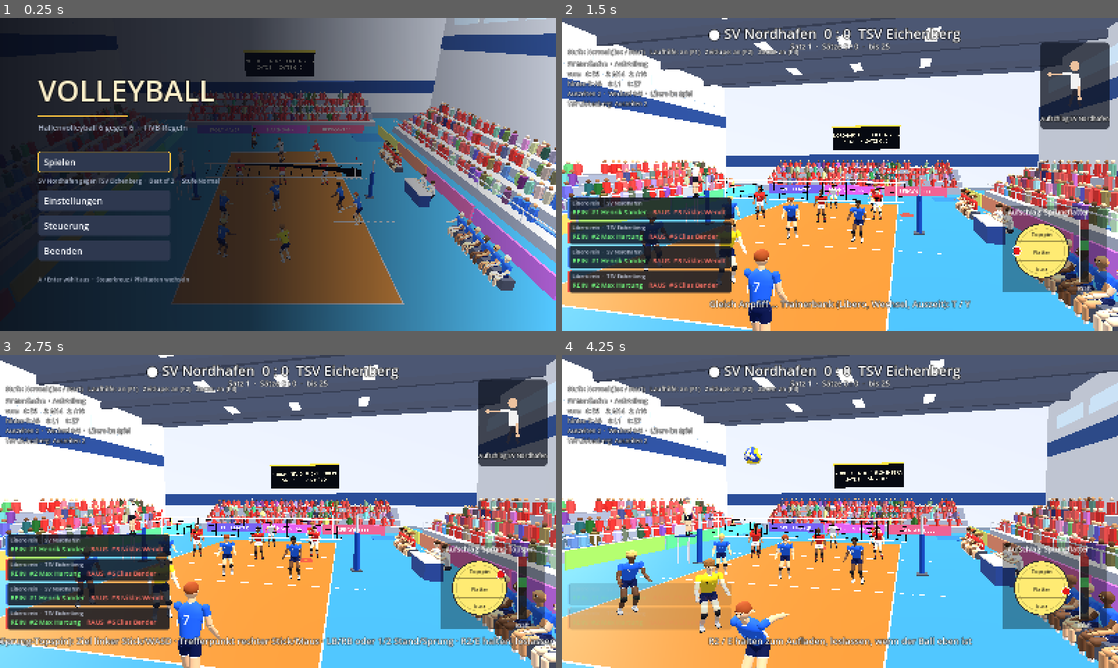
Above: before the commit, frames 1-4 (two rows, left to right).
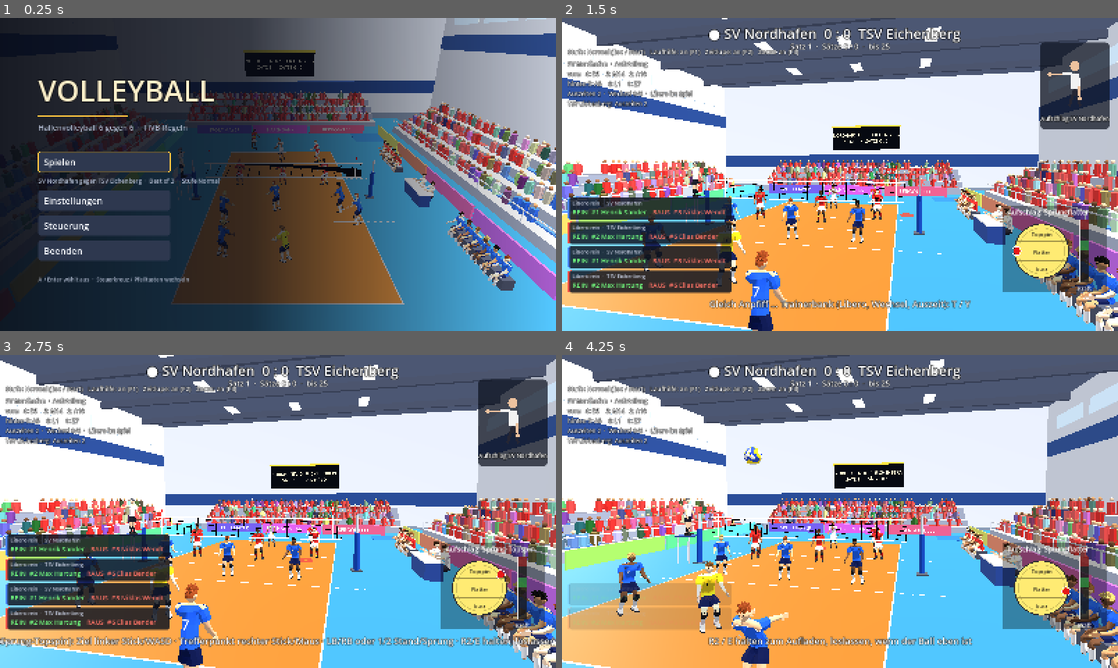
Above: after the commit, the same moments.

Repository: MattrixDev/volleyball_game
Game: Godot game, scene res://scenes/main.tscn
Two runs of this game, one before a commit and one after it. Both use one fixed random seed, a clock stepped at 60 frames per second and the inputs below.
Inputs (mouse positions are in pixels of both pictures, inside the frame that each line leads up to):
- Up to frame 1 (0.25 s): no input
- Up to frame 2 (1.5 s): tap Enter at 0.5 s; move the mouse to (962, 158) at 0.52 s; hold D (move_right) 0.53-1.28 s; tap K (aim_down) at 0.6 s; click (962, 158) at 0.67 s; move the mouse to (728, 190) at 1.27 s; hold S (move_down) from 1.28 s (still down); tap J (aim_left) at 1.35 s
- Up to frame 3 (2.75 s): move the mouse to (333, 442) at 2.02 s; release S (move_down) at 2.03 s; hold D (move_right) from 2.03 s (still down); tap L (aim_right) at 2.1 s
- Up to frame 4 (4.25 s): move the mouse to (812, 574) at 2.77 s; release D (move_right) at 2.78 s; hold W (move_up) 2.78-3.53 s; tap I (aim_up) at 2.85 s; click (812, 574) at 2.92 s; move the mouse to (1006, 558) at 3.52 s; hold A (move_left) from 3.53 s (still down); tap Space (bump) at 3.6 s

The runs differ from the first frame. In frame 1, 1.3% of the frame differs, in the area x 32-92%, y 35-86%; in frame 2, 3.3%; in frame 3, 3.3%; in frame 4, 3.9%, in the area x 9-100%, y 45-100%.

Commit message:
Neue Spielerfigur aus Blender mit Skelett
Modell nach Mattis' Vorlage (Stachelfrisur, kantiges Gesicht, weites
Trikot, Knieschoner, Stutzen, Turnschuhe), per Skript in Blender gebaut
(tools/blender/build_player.py) und als assets/models/player.glb
exportiert. figure.gd richtet die Knochen jedes Bild nach den
bisherigen Gelenkwinkeln aus, also laufen alle Bewegungen weiter,
fluessig interpoliert auch in der Zeitlupe.

Co-Authored-By: Claude Opus 5.5 <noreply@anthropic.com>
Claude-Session: https://claude.ai/code/session_01FhcQXzee4yEnRNHTAKqxqA

Diff:
--- a/scripts/figure.gd
+++ b/scripts/figure.gd
@@ -1,8 +1,9 @@
 class_name HumanFigure
 extends Node3D
-## Low-Poly-Mensch mit Gelenken: Rumpf, Kopf mit Haaren, Arme mit Haenden, Beine mit Schuhen.
-## Blickrichtung ist lokal -Z. Posen werden als Gelenkwinkel gesetzt (siehe pose()).
-## Die Formen sind flach schattiert (jede Flaeche eine Farbe), das gibt den Low-Poly-Look.
+## Spielerfigur: das in Blender gebaute Modell (assets/models/player.glb, erzeugt von
+## tools/blender/build_player.py) mit Skelett. Die Posen werden wie bisher als Gelenkwinkel
+## gesetzt (siehe pose()); unsichtbare Gelenk-Knoten tragen die Winkel und jedes Bild werden
+## die Knochen des Modells danach ausgerichtet. Blickrichtung ist lokal -Z.
 
 const JOINTS := ["hips", "chest", "head", "sh_l", "el_l", "wr_l", "sh_r", "el_r", "wr_r", "hip_l", "kn_l", "an_l", "hip_r", "kn_r", "an_r"]
 
@@ -77,56 +78,6 @@
 	return flat("s%.3f_%d_%d" % [r, seg, rings], s)
 
 
-# Weich gerundete Formen (glatte Normalen) fuer die Spielerfiguren.
-static func _cached(key: String, m: Mesh) -> Mesh:
-	if not _mesh_cache.has(key):
-		_mesh_cache[key] = m
-	return _mesh_cache[key]
-
-
-static func scyl(top: float, bottom: float, h: float) -> Mesh:
-	var c := CylinderMesh.new()
-	c.top_radius = top
-	c.bottom_radius = bottom
-	c.height = h
-	c.radial_segments = 16
-	c.rings = 2
-	return _cached("sc%.3f_%.3f_%.3f" % [top, bottom, h], c)
-
-
-static func caps(r: float, h: float) -> Mesh:
-	var c := CapsuleMesh.new()
-	c.radius = r
-	c.height = maxf(h, r * 2.0)
-	c.radial_segments = 16
-	c.rings = 6
-	return _cached("cp%.3f_%.3f" % [r, h], c)
-
-
-static func sph(r: float) -> Mesh:
-	var s := SphereMesh.new()
-	s.radius = r
-	s.height = r * 2.0
-	s.radial_segments = 18
-	s.rings = 10
-	return _cached("sp%.3f" % r, s)
-
-
-static func ring(inner: float, outer: float) -> Mesh:
-	var t := TorusMesh.new()
-	t.inner_radius = inner
-	t.outer_radius = outer
-	t.rings = 16
-	t.ring_segments = 6
-	return _cached("tr%.3f_%.3f" % [inner, outer], t)
-
-
-static func rbox(sz: Vector3) -> Mesh:
-	var b := BoxMesh.new()
-	b.size = sz
-	return _cached("rb%s" % sz, b)
-
-
 func _mat(name: String, c: Color) -> StandardMaterial3D:
 	var m := StandardMaterial3D.new()
 	m.albedo_color = c
@@ -135,20 +86,6 @@
 	return m
 
 
-func _part(parent: Node3D, mesh: Mesh, mat: String, pos: Vector3, rot := Vector3.ZERO, scl := Vector3.ONE) -> MeshInstance3D:
-	var mi := MeshInstance3D.new()
-	mi.mesh = mesh
-	mi.material_override = _mats[mat]
-	mi.position = pos
-	mi.rotation = rot
-	mi.scale = scl
-	# Kleine Details (Finger, Gesicht, Saeume) werfen keinen Schatten, das spart Rechenzeit.
-	if mat in ["eye", "pupil", "mouth", "trim", "sole"] or (mesh.get_aabb().size.length() < 0.09):
-		mi.cast_shadow = GeometryInstance3D.SHADOW_CASTING_SETTING_OFF
-	parent.add_child(mi)
-	return mi
-
-
 func _joint(name: String, parent: Node3D, pos: Vector3) -> Node3D:
 	var n := Node3D.new()
 	n.position = pos
@@ -157,102 +94,104 @@
 	return n
 
 
-## Koerper bauen. colors: jersey, shorts, skin, hair, shoes, socks, (optional) trim.
-## Die Gelenkpunkte sind fest (siehe pose()), nur die Formen darum herum sind Detail.
-func build(colors: Dictionary, with_pads := true, hair_style := 0) -> void:
-	_mat("jersey", colors.get("jersey", Color.WHITE))
-	_mat("shorts", colors.get("shorts", Color(0.1, 0.1, 0.15)))
-	_mat("skin", colors.get("skin", Color(0.93, 0.76, 0.62)))
-	_mat("hair", colors.get("hair", Color(0.25, 0.17, 0.1)))
-	_mat("shoes", colors.get("shoes", Color(0.95, 0.95, 0.95)))
-	_mat("socks", colors.get("socks", Color(0.95, 0.95, 0.95)))
-	_mat("pads", Color(0.12, 0.12, 0.14))
-	_mat("trim", colors.get("trim", Color(1, 1, 1)))
-	_mat("eye", Color(0.97, 0.97, 0.97))
-	_mat("pupil", Color(0.08, 0.07, 0.07))
-	_mat("mouth", (colors.get("skin", Color(0.93, 0.76, 0.62)) as Color).darkened(0.35))
-	_mat("sole", Color(0.15, 0.15, 0.17))
-	(_mats["skin"] as StandardMaterial3D).roughness = 0.65
-	(_mats["jersey"] as StandardMaterial3D).roughness = 0.75
+const MODEL := preload("res://assets/models/player.glb")
+const MAT_NAMES := ["skin", "jersey", "trim", "shorts", "socks", "pads", "shoes", "sole", "eyes", "hair"]
+
+var _skel: Skeleton3D
+var _bone := {}  # Gelenkname -> Knochenindex
+var _rest_rot := {}  # Gelenkname -> Ruhe-Drehung des Knochens (Skelett-Raum)
+var _parent := {}  # Gelenkname -> Elterngelenk ("" fuer die Huefte)
+
+
+## Koerper bauen. colors: jersey, shorts, skin, hair, shoes, socks, trim (fehlende = Standard).
+## hair_style ist fuer spaetere Frisur-Varianten reserviert.
+func build(colors: Dictionary, with_pads := true, _hair_style := 0) -> void:
+	for n in MAT_NAMES:
+		_mat(n, Color.WHITE)
+	set_color("jersey", colors.get("jersey", Color.WHITE))
+	set_color("shorts", colors.get("shorts", Color(0.1, 0.1, 0.15)))
+	set_color("skin", colors.get("skin", Color(0.93, 0.76, 0.62)))
+	set_color("hair", colors.get("hair", Color(0.25, 0.17, 0.1)))
+	set_color("shoes", colors.get("shoes", Color(0.95, 0.95, 0.95)))
+	set_color("socks", colors.get("socks", Color(0.95, 0.95, 0.95)))
+	set_color("trim", colors.get("trim", Color(1, 1, 1)))
+	set_color("pads", Color(0.13, 0.13, 0.15))
+	set_color("sole", Color(0.2, 0.2, 0.22))
+	set_color("eyes", Color(0.08, 0.07, 0.07))
+	(_mats["skin"] as StandardMaterial3D).roughness = 0.7
+	if not with_pads:
+		var pm: StandardMaterial3D = _mats["pads"]
+		pm.transparency = BaseMaterial3D.TRANSPARENCY_ALPHA_SCISSOR
+		pm.albedo_color.a = 0.0
 
 	root_node = Node3D.new()
 	add_child(root_node)
-	var hips := _joint("hips", root_node, Vector3(0, hips_height, 0))
-	# Hose: gerundeter Beckenteil
-	_part(hips, caps(0.15, 0.36), "shorts", Vector3(0, -0.03, 0), Vector3(0, 0, PI / 2), Vector3(1.0, 1.0, 0.8))
-	var chest := _joint("chest", hips, Vector3(0, 0.06, 0))
-	# Oberkoerper: Taille schmal, Brust und Schultern breit und rund
-	_part(chest, scyl(0.215, 0.165, 0.3), "jersey", Vector3(0, 0.15, 0), Vector3.ZERO, Vector3(1.0, 1.0, 0.66))
-	_part(chest, caps(0.19, 0.42), "jersey", Vector3(0, 0.35, 0), Vector3.ZERO, Vector3(1.2, 1.0, 0.7))
-	_part(chest, scyl(0.055, 0.065, 0.14), "skin", Vector3(0, 0.57, 0))  # Hals
-	_part(chest, ring(0.06, 0.085), "trim", Vector3(0, 0.525, -0.005), Vector3.ZERO, Vector3(1.05, 1.0, 0.9))  # Kragen
-	for sx in [-1.0, 1.0]:
-		_part(chest, rbox(Vector3(0.012, 0.34, 0.035)), "trim", Vector3(sx * 0.222, 0.3, 0), Vector3(0, 0, sx * 0.1))  # Seitennaht
-	var head := _joint("head", chest, Vector3(0, 0.62, 0))
-	_head(head, hair_style)
-	for s in [["l", -1.0], ["r", 1.0]]:
-		var side: String = s[0]
-		var sx: float = s[1]
-		var sh := _joint("sh_" + side, chest, Vector3(sx * 0.25, 0.47, 0))
-		_part(sh, sph(0.066), "jersey", Vector3.ZERO)
-		_part(sh, scyl(0.066, 0.064, 0.13), "jersey", Vector3(0, -0.06, 0))  # Aermel
-		_part(sh, ring(0.058, 0.068), "trim", Vector3(0, -0.125, 0))
-		_part(sh, caps(0.056, 0.34), "skin", Vector3(0, -0.16, 0))  # Oberarm
-		var el := _joint("el_" + side, sh, Vector3(0, -0.31, 0))
-		_part(el, caps(0.047, 0.31), "skin", Vector3(0, -0.13, 0))  # Unterarm
-		var wr := _joint("wr_" + side, el, Vector3(0, -0.27, 0))
-		_hand(wr, sx)
-		var hp := _joint("hip_" + side, hips, Vector3(sx * 0.1, -0.06, 0))
-		_part(hp, scyl(0.105, 0.095, 0.2), "shorts", Vector3(0, -0.08, 0))  # Hosenbein
-		_part(hp, ring(0.088, 0.1), "trim", Vector3(0, -0.175, 0))
-		_part(hp, caps(0.085, 0.48), "skin", Vector3(0, -0.24, 0))  # Oberschenkel
-		var kn := _joint("kn_" + side, hp, Vector3(0, -0.46, 0))
-		if with_pads:
-			_part(kn, caps(0.075, 0.17), "pads", Vector3(0, -0.02, -0.025), Vector3.ZERO, Vector3(1.05, 1.0, 1.0))
-		_part(kn, caps(0.062, 0.36), "skin", Vector3(0, -0.16, 0), Vector3.ZERO, Vector3(1.0, 1.0, 1.08))  # Wade
-		_part(kn, scyl(0.05, 0.047, 0.17), "socks", Vector3(0, -0.355, 0))
-		var an := _joint("an_" + side, kn, Vector3(0, -0.44, 0))
-		# Schuh: runde Form mit dunkler Sohle und Streifen
-		_part(an, caps(0.055, 0.27), "shoes", Vector3(0, -0.035, -0.05), Vector3(PI / 2, 0, 0), Vector3(1.0, 1.0, 0.75))
-		_part(an, rbox(Vector3(0.098, 0.02, 0.25)), "sole", Vector3(0, -0.074, -0.05))
-		_part(an, rbox(Vector3(0.112, 0.016, 0.09)), "trim", Vector3(0, -0.04, -0.03), Vector3(0.35, 0, 0))
-
-
-func _head(head: Node3D, hair_style: int) -> void:
-	_part(head, sph(0.125), "skin", Vector3(0, 0.12, 0), Vector3.ZERO, Vector3(0.9, 1.08, 1.0))
-	_part(head, sph(0.024), "skin", Vector3(0, 0.1, -0.125), Vector3.ZERO, Vector3(0.8, 1.1, 1.0))  # Nase
-	for sx in [-1.0, 1.0]:
-		_part(head, sph(0.03), "skin", Vector3(sx * 0.112, 0.11, 0.0), Vector3.ZERO, Vector3(0.5, 1.0, 0.8))  # Ohr
-		_part(head, sph(0.019), "eye", Vector3(sx * 0.042, 0.135, -0.106))
-		_part(head, sph(0.011), "pupil", Vector3(sx * 0.042, 0.135, -0.122))
-		_part(head, rbox(Vector3(0.045, 0.012, 0.015)), "hair", Vector3(sx * 0.044, 0.165, -0.112), Vector3(0, 0, -sx * 0.12))  # Braue
-	_part(head, rbox(Vector3(0.036, 0.008, 0.01)), "mouth", Vector3(0, 0.06, -0.112))
-	match hair_style:
-		0:  # mittellang, Seitenscheitel
-			_part(head, sph(0.135), "hair", Vector3(0, 0.165, 0.012), Vector3(-0.1, 0, 0), Vector3(0.96, 0.78, 1.03))
-		1:  # kurz geschoren
-			_part(head, sph(0.131), "hair", Vector3(0, 0.15, 0.01), Vector3.ZERO, Vector3(0.93, 0.85, 0.99))
-		2:  # voll und lockig
-			_part(head, sph(0.14), "hair", Vector3(0, 0.17, 0.02), Vector3.ZERO, Vector3(1.0, 0.85, 1.05))
-			for k in 8:
-				var a := k * TAU / 8.0
-				_part(head, sph(0.045), "hair", Vector3(sin(a) * 0.09, 0.225, cos(a) * 0.09 + 0.02))
-
-
-func _hand(wr: Node3D, sx: float) -> void:
-	_part(wr, sph(0.045), "skin", Vector3(0, -0.05, 0), Vector3.ZERO, Vector3(0.95, 1.15, 0.5))  # Handteller
-	for f in 4:
-		var x := (f - 1.5) * 0.019
-		var ln := 0.075 if f in [1, 2] else 0.062
-		_part(wr, caps(0.0105, ln), "skin", Vector3(x, -0.1 - ln * 0.4, 0.004), Vector3(0.12, 0, 0))
-	_part(wr, caps(0.012, 0.06), "skin", Vector3(-sx * 0.045, -0.06, -0.018), Vector3(0.35, 0, -sx * 0.55))  # Daumen
+	var model: Node3D = MODEL.instantiate()
+	root_node.add_child(model)
+	_skel = model.find_child("Skeleton3D", true, false)
+	for mi in model.find_children("*", "MeshInstance3D", true, false):
+		var m := mi as MeshInstance3D
+		for i in m.mesh.get_surface_count():
+			var mat_name := m.mesh.surface_get_material(i).resource_name
+			if _mats.has(mat_name):
+				m.set_surface_override_material(i, _mats[mat_name])
+	# Gelenk-Knoten an den Knochenpositionen der Ruhehaltung (Arme haengen, alles gerade).
+	var rest_pos := {}
+	for name in JOINTS:
+		var b := _skel.find_bone(name)
+		_bone[name] = b
+		var g := _skel.get_bone_global_rest(b)
+		rest_pos[name] = g.origin
+		_rest_rot[name] = g.basis.get_rotation_quaternion()
+		var pb := _skel.get_bone_parent(b)
+		_parent[name] = _skel.get_bone_name(pb) if pb >= 0 else ""
+	# Sitzende Figuren (Bank) haben die Huefte tiefer: ganzes Modell verschieben.
+	model.position.y = hips_height - rest_pos["hips"].y
+	for name in JOINTS:
+		var par: String = _parent[name]
+		var parent_node: Node3D = root_node if par == "" else j[par]
+		var off: Vector3 = rest_pos[name] - (Vector3.ZERO if par == "" else rest_pos[par])
+		if par == "":
+			off.y = hips_height
+		_joint(name, parent_node, off)
+	_sync()
+
+
+## Knochen nach den Gelenkwinkeln ausrichten. Ein Gelenk mit Winkel 0 = Ruhehaltung;
+## gedreht wird in den Achsen der Figur (x rechts, y oben, z hinten), nicht in den
+## Knochenachsen aus Blender.
+func _sync() -> void:
+	if _skel == null:
+		return
+	for name in JOINTS:
+		var e := (j[name] as Node3D).quaternion
+		var par: String = _parent[name]
+		var r: Quaternion = _rest_rot[name]
+		var q := e * r if par == "" else (_rest_rot[par] as Quaternion).inverse() * e * r
+		_skel.set_bone_pose_rotation(_bone[name], q)
+
+
+## Bildschirm-Frame: die Knochen aus den weich interpolierten Gelenklagen setzen. Die Posen
+## entstehen im Physiktakt (120 Hz, in der Zeitlupe weniger); ohne das wuerden Arme und Beine
+## dann sichtbar ruckeln, waehrend der Koerper selbst schon fluessig gleitet.
+func _process(_delta: float) -> void:
+	if _skel == null or not is_physics_interpolated_and_enabled():
+		return
+	var inv := _skel.get_global_transform_interpolated().affine_inverse()
+	var g := {}
+	for name in JOINTS:
+		var jb := (inv * (j[name] as Node3D).get_global_transform_interpolated()).basis.orthonormalized()
+		var actual: Quaternion = jb.get_rotation_quaternion() * (_rest_rot[name] as Quaternion)
+		g[name] = actual
+		var par: String = _parent[name]
+		_skel.set_bone_pose_rotation(_bone[name], actual if par == "" else (g[par] as Quaternion).inverse() * actual)
 
 
 ## Rueckennummer und kleine Nummer vorne.
 func set_number(n: int, col: Color) -> void:
 	if _num_back == null:
-		_num_back = _num_label(0.152, 0.0, 0.0034)
-		_num_front = _num_label(-0.15, PI, 0.0018)
+		_num_back = _num_label(0.165, 0.0, 0.0034)
+		_num_front = _num_label(-0.17, PI, 0.0018)
 		_num_front.position.y = 0.38
 		_num_front.position.x = 0.08
 	_num_back.text = str(n)
@@ -267,7 +206,7 @@
 	l.outline_size = 0
 	l.pixel_size = px
 	l.double_sided = false
-	l.position = Vector3(0, 0.3, z)
+	l.position = Vector3(0, 0.25, z)
 	l.rotation.y = rot_y
 	l.shaded = true
 	j["chest"].add_child(l)
@@ -286,6 +225,7 @@
 		var target: Vector3 = p.get(name, Vector3.ZERO)
 		var n: Node3D = j[name]
 		n.rotation = n.rotation.lerp(target, k) if k < 1.0 else target
+	_sync()
 
 
 ## Weich zur Pose federn (kritisch gedaempfte Feder je Gelenk): Bewegungen beschleunigen und
@@ -303,6 +243,7 @@
 			r += v * dt
 		n.rotation = r
 		_vel[name] = v
+	_sync()
 
 
 ## Tiefster Punkt des Koerpers (Hoehe ueber dem Boden der Figur). Nur Fuesse oder alles
@@ -312,13 +253,14 @@
 	var low := INF
 	for sd in ["l", "r"]:
 		var an: Transform3D = j["an_" + sd].global_transform
-		low = minf(low, (an * Vector3(0, -0.088, 0.08)).y)
-		low = minf(low, (an * Vector3(0, -0.088, -0.18)).y)
+		# Sohle des Schuhs: Ferse und Spitze (Knoechel 9,5 cm ueber dem Boden)
+		low = minf(low, (an * Vector3(0, -0.097, 0.085)).y)
+		low = minf(low, (an * Vector3(0, -0.097, -0.225)).y)
 		if all:
 			low = minf(low, (j["kn_" + sd].global_transform * Vector3(0, -0.02, -0.08)).y - 0.04)
-			low = minf(low, (j["wr_" + sd].global_transform * Vector3(0, -0.17, 0)).y - 0.03)
+			low = minf(low, (j["wr_" + sd].global_transform * Vector3(0, -0.19, 0)).y - 0.02)
 	if all:
-		low = minf(low, (j["head"].global_transform * Vector3(0, 0.12, 0)).y - 0.13)
+		low = minf(low, (j["head"].global_transform * Vector3(0, 0.115, 0)).y - 0.125)
 		low = minf(low, (j["chest"].global_transform * Vector3(0, 0.26, 0)).y - 0.15)
 	return low - base
 
@@ -337,3 +279,4 @@
 		j[JOINTS[i]].rotation = c[i]
 	root_node.position = c[JOINTS.size()]
 	root_node.rotation = c[JOINTS.size() + 1]
+	_sync()
--- a/tools/anim_strip.gd
+++ b/tools/anim_strip.gd
@@ -1,6 +1,7 @@
 extends SceneTree
 ## Bildfolge einer Bewegung zum Pruefen: godot -s res://tools/anim_strip.gd -- bild.png [spike|run|shuffle|dive|land]
 var frames := 0
+var figs := []
 
 func _init() -> void:
 	var args := OS.get_cmdline_user_args()
@@ -35,6 +36,7 @@
 		var x0 := -7.2 + i * 1.8
 		pl.position = Vector3(x0, 0, 0)
 		pl._last_pos = pl.position
+		figs.append(pl.fig)
 		pl.alert = true
 		var dt := 1.0 / 120.0
 		var steps := 30 + i * 9
@@ -63,6 +65,7 @@
 			pl._animate(dt)
 		pl.position = Vector3(x0, 0, 0)
 		pl._last_pos = pl.position
+		figs.append(pl.fig)
 	var cam := Camera3D.new()
 	root3.add_child(cam)
 	var cp := Vector3(0.0, 1.4, 10.5)
@@ -71,6 +74,8 @@
 
 func _process(_delta: float) -> bool:
 	frames += 1
+	for f in figs:
+		f._sync()
 	if frames == 10:
 		root.get_viewport().get_texture().get_image().save_png(OS.get_cmdline_user_args()[0])
 		return true
Binary file added: assets/models/player.glb
Not shown, added: assets/models/player.glb.import
Not shown, changed: README.md
Not shown, added: tools/blender/build_player.py
